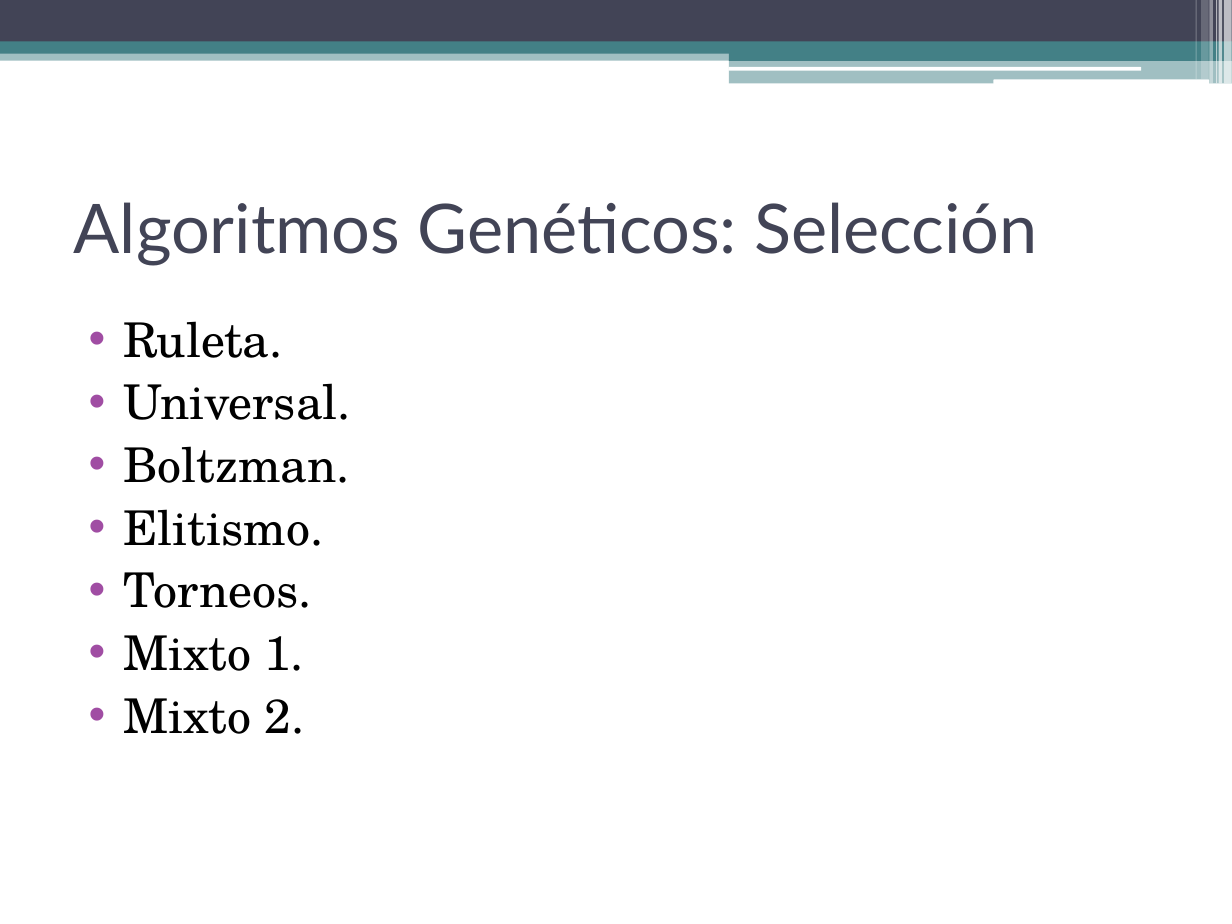
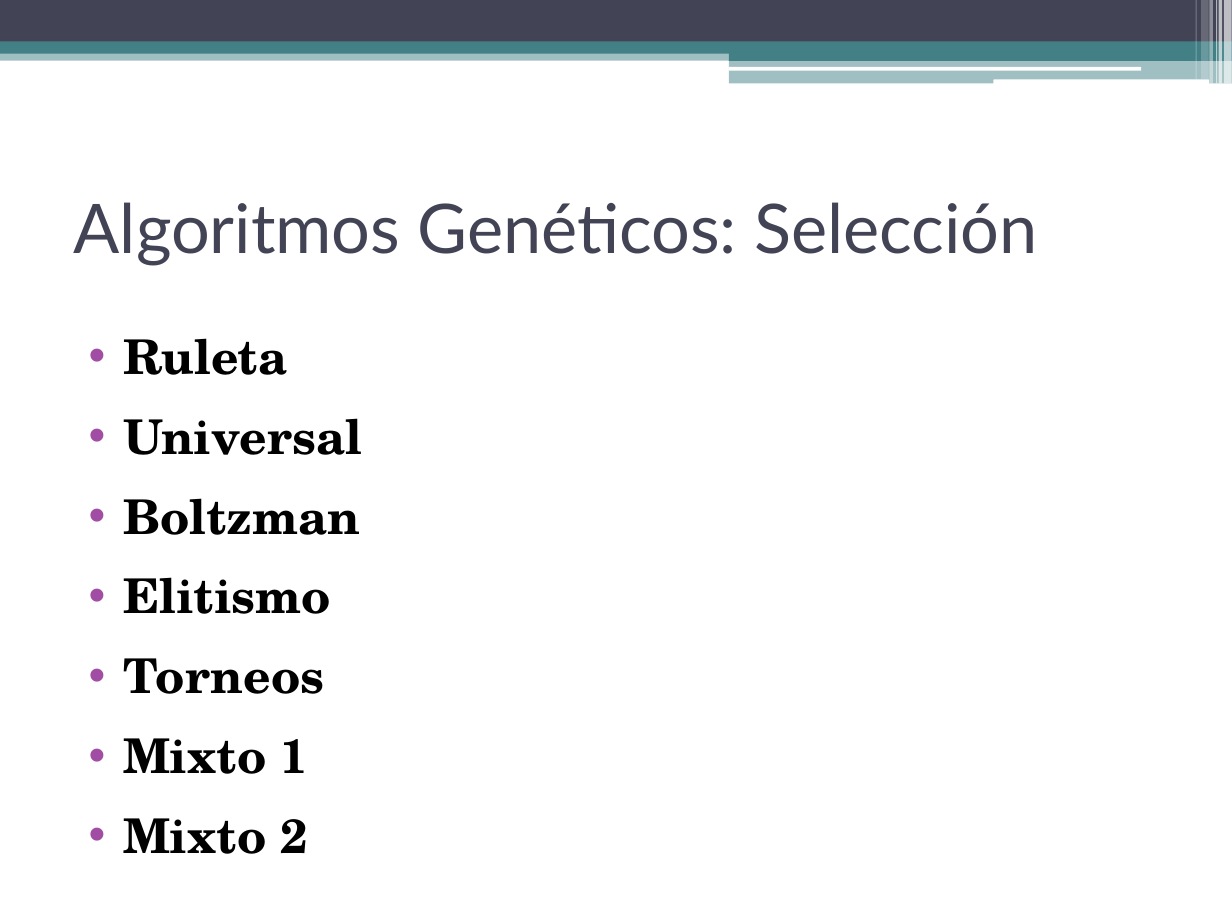
Before and after one commit to dariosus/ITBA_SIA_13_GeneticAlgorithms, a slide deck: slide 8 of presentation/Sistemas de Inteligencia Artificial.pptx. Drawn at 1232x924 pixels with LibreOffice and Linux fonts; fonts in the diff are those of the drawing. Boxes give left, top, right and bottom in pixels: in the first picture for what was removed or moved away, otherwise in the second. Text is boxed around its words. In the diff, an @@ line names an element or a change of style, - is before the commit and + after.

```diff
--- a/presentation/Sistemas de Inteligencia Artificial.pptx
+++ b/presentation/Sistemas de Inteligencia Artificial.pptx
@@ text at [123,338,362,854]: text changed; bold on @@
-• Ruleta.
-• Universal.
-• Boltzman.
-• Elitismo.
-• Torneos.
-• Mixto 1.
-• Mixto 2.
+• Ruleta
+• Universal
+• Boltzman
+• Elitismo
+• Torneos
+• Mixto 1
+• Mixto 2
```
Also in this commit, not shown: 7 other slides changed, 1 slide added.
